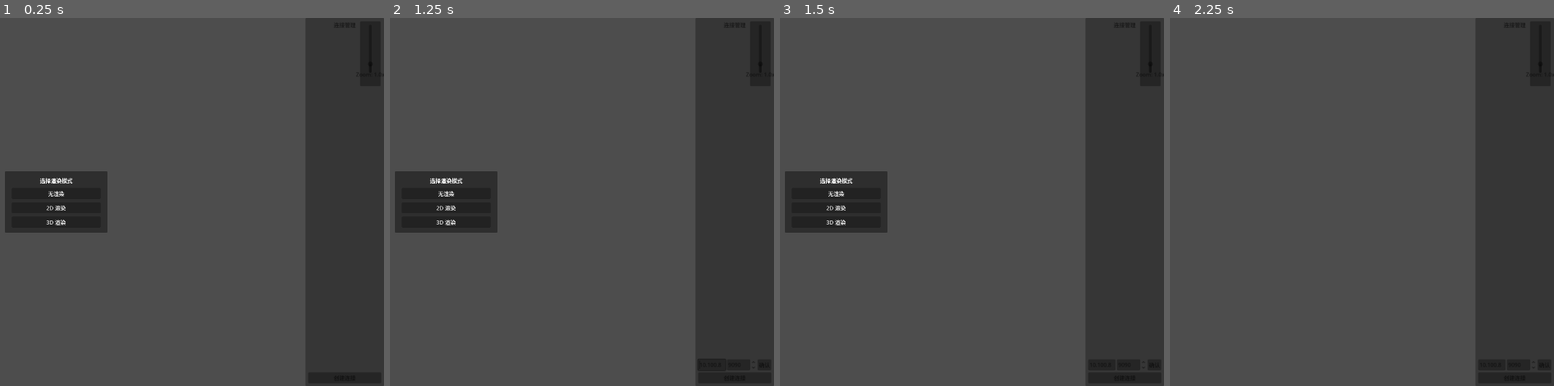
Above: before the commit, frames 1-4 (left to right).
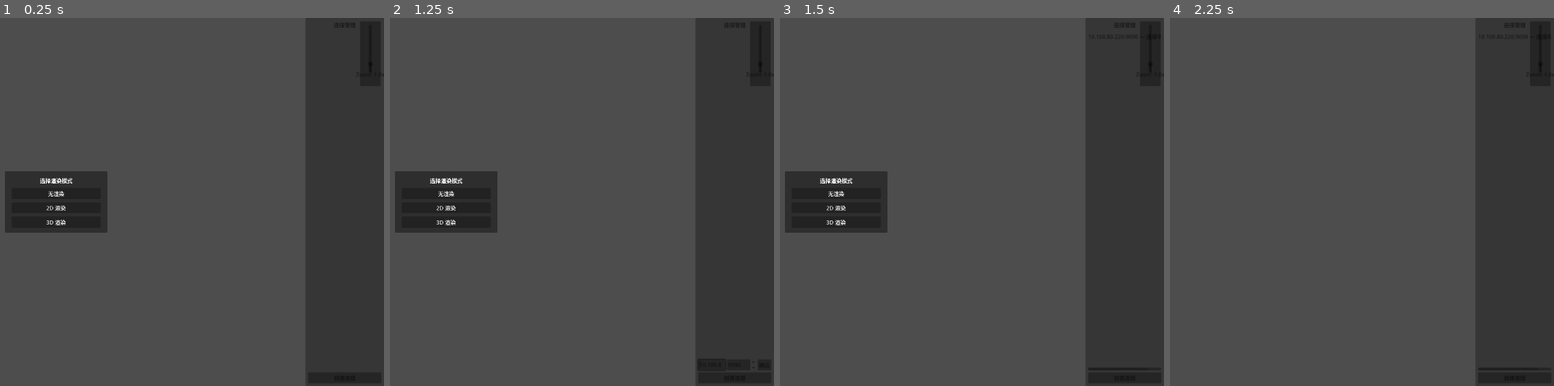
Above: after the commit, the same moments.

Repository: LYK-ce/Pictor
Game: Godot game, scene res://src/main/main.tscn
The game is run twice, just before and just after one commit, with the same random seed, the same clock (stepped at 60 frames per second) and the same inputs. The project has no main scene, so this scene is started directly.
Inputs:
- Up to frame 1 (0.25 s): no input
- Up to frame 2 (1.25 s): click "创建连接" at 0.5 s
- Up to frame 3 (1.5 s): click "确认" at 1.25 s
- Up to frame 4 (2.25 s): click "无渲染" at 2 s

Frames 1-2 are identical in both runs. In frame 3, less than 0.1% of the frame differs, in the area x 80-99%, y 93-95%; in frame 4, less than 0.1%.
Error before the commit: Cannot call method 'instantiate' on a null value. (res://src/websocket/websocket_manager.gd:42)

Commit message:
Fix: add ws_client_scene ref in manager tscn

Diff:
--- a/src/websocket/websocket_manager.tscn
+++ b/src/websocket/websocket_manager.tscn
@@ -1,6 +1,7 @@
-[gd_scene load_steps=2 format=3]
+[gd_scene load_steps=3 format=3]
 
 [ext_resource type="Script" path="res://src/websocket/websocket_manager.gd" id="1_mgr"]
+[ext_resource type="PackedScene" uid="" path="res://src/websocket_client/websocket_client.tscn" id="2_ws"]
 
 [node name="WebSocketManager" type="Control"]
 layout_mode = 3
@@ -12,6 +13,7 @@
 offset_left = -230.0
 grow_horizontal = 0
 script = ExtResource("1_mgr")
+ws_client_scene = ExtResource("2_ws")
 
 [node name="Panel" type="Panel" parent="."]
 layout_mode = 1
